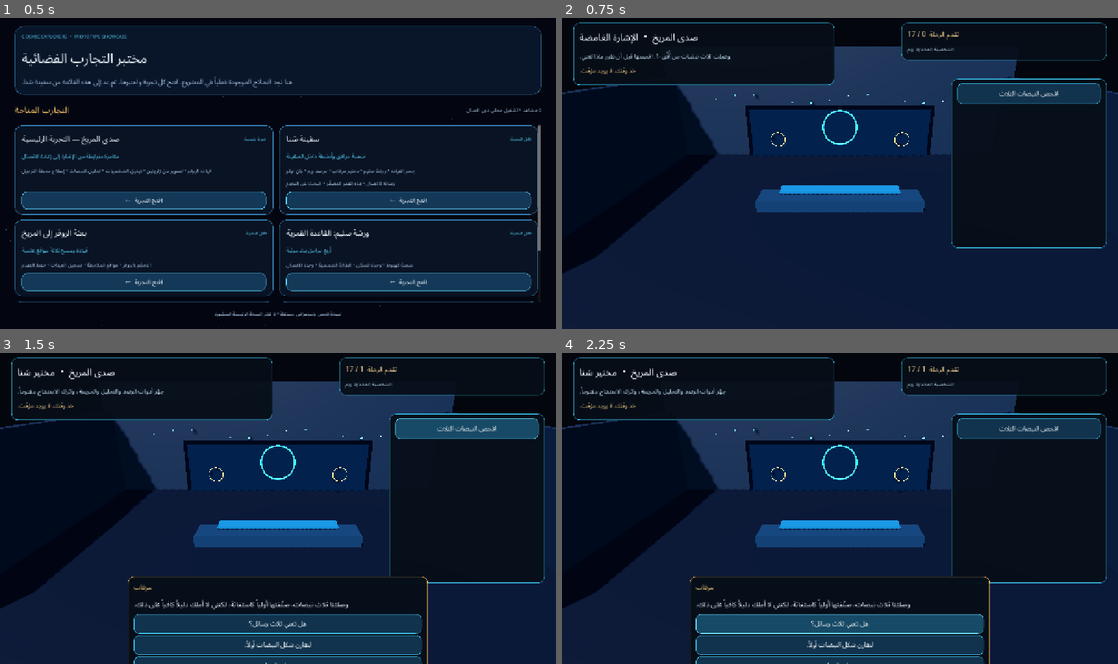
Above: before the commit, frames 1-4 (two rows, left to right).
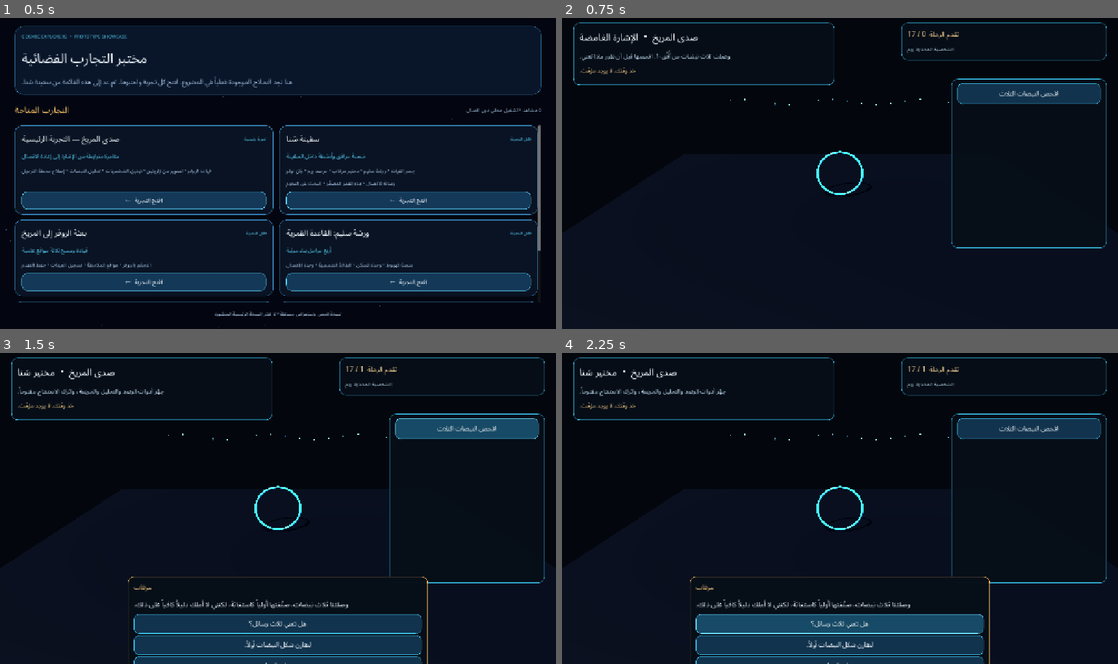
Above: after the commit, the same moments.

Repository: mdznap35/-cosmic-explorers
Game: Godot game, scene res://scenes/prototypes/showcase_app.tscn
Two runs of this game, one before a commit and one after it. Both use one fixed random seed, a clock stepped at 60 frames per second and the inputs below.
Inputs:
- Up to frame 1 (0.5 s): no input
- Up to frame 2 (0.75 s): click "افتح التجربة ←" at 0.5 s
- Up to frame 3 (1.5 s): click "افحص النبضات الثلاث" at 1.25 s
- Up to frame 4 (2.25 s): click "هل تعني ثلاث رسائل؟" at 2 s

Frame 1 is identical in both runs. In frame 2, 55% of the frame differs, in the area x 0-100%, y 9-100%; in frame 3, 40%; in frame 4, 40%.
Error before the commit: Attempted to free a locked object (calling or emitting). (res://scripts/prototypes/echo_of_mars_vertical_slice.gd:430)
Error after the commit: Parse Error: Too few arguments for "_update_camera()" call. Expected at least 1 but received 0. (res://scripts/prototypes/mars_rover_survey.gd:373)

Commit message:
feat: polish Echo of Mars with CC0 station assets, audio and camera easing

Diff:
--- a/scripts/prototypes/echo_of_mars_vertical_slice.gd
+++ b/scripts/prototypes/echo_of_mars_vertical_slice.gd
@@ -27,6 +27,33 @@
 	"اكتملت الرحلة. أُضيفت صفحة جديدة إلى أطلس الضوء."
 ]
 const KAYKIT_ROOT := "res://assets/vendor/kaykit_space_base_bits"
+const KENNEY_STATION_ROOT := "res://assets/vendor/kenney_space_station_kit"
+const KENNEY_AUDIO_ROOT := "res://assets/audio/kenney_interface_sounds"
+const KENNEY_STATION_MODELS := {
+	"floor": KENNEY_STATION_ROOT + "/floor.glb",
+	"floor-panel": KENNEY_STATION_ROOT + "/floor-panel.glb",
+	"wall": KENNEY_STATION_ROOT + "/wall.glb",
+	"wall-corner": KENNEY_STATION_ROOT + "/wall-corner.glb",
+	"wall-window": KENNEY_STATION_ROOT + "/wall-window.glb",
+	"wall-door": KENNEY_STATION_ROOT + "/wall-door.glb",
+	"door-single": KENNEY_STATION_ROOT + "/door-single.glb",
+	"computer": KENNEY_STATION_ROOT + "/computer.glb",
+	"display-wall-wide": KENNEY_STATION_ROOT + "/display-wall-wide.glb",
+	"table-display-planet": KENNEY_STATION_ROOT + "/table-display-planet.glb",
+	"table-inset": KENNEY_STATION_ROOT + "/table-inset.glb",
+	"chair": KENNEY_STATION_ROOT + "/chair.glb",
+	"rail": KENNEY_STATION_ROOT + "/rail.glb",
+	"pipe": KENNEY_STATION_ROOT + "/pipe.glb",
+	"structure": KENNEY_STATION_ROOT + "/structure.glb",
+	"container": KENNEY_STATION_ROOT + "/container.glb",
+	"wall-switch": KENNEY_STATION_ROOT + "/wall-switch.glb",
+	"wall-pillar": KENNEY_STATION_ROOT + "/wall-pillar.glb"
+}
+const KENNEY_AUDIO_PATHS := {
+	"click": KENNEY_AUDIO_ROOT + "/click_001.ogg",
+	"open": KENNEY_AUDIO_ROOT + "/open_001.ogg",
+	"confirm": KENNEY_AUDIO_ROOT + "/bong_001.ogg"
+}
 const KAYKIT_MODELS := {
 	"basemodule_A": KAYKIT_ROOT + "/basemodule_A.gltf",
 	"lander_A": KAYKIT_ROOT + "/lander_A.gltf",
@@ -71,6 +98,11 @@
 var _world_root: Node3D
 var _camera: Camera3D
 var _world_environment: Environment
+var _station_scene_cache: Dictionary = {}
+var _audio_stream_cache: Dictionary = {}
+var _ui_sfx_player: AudioStreamPlayer
+var _camera_tween: Tween
+var _has_camera_pose := false
 var _rover_instance
 var _hud_root: Control
 var _title_label: Label
@@ -208,6 +240,7 @@
 	return result
 
 func perform_action(action_id: String) -> bool:
+	_play_ui_sound("click")
 	if not is_ready_for_play() or action_id.strip_edges().is_empty() or _dialogue_director_active:
 		return false
 	match _stage_index:
@@ -374,11 +407,13 @@
 	if not _commit_events([{"id":"echo.rover.site_scanned","amount":1}]):
 		_rover_scanned_ids.erase(site_id)
 		return
+	_play_ui_sound("confirm")
 	_feedback_label.text = "سُجلت ملاحظة ميدانية %d من 3." % _rover_scanned_ids.size()
 	_refresh_progress()
 	_refresh_actions()
 
 func _after_stage_change(dialogue_id: String) -> void:
+	_play_ui_sound("confirm")
 	_set_stage_visual(_stage_index)
 	_refresh_stage()
 	if not dialogue_id.is_empty():
@@ -479,6 +514,10 @@
 	_camera.current = true
 	_camera.fov = 52.0
 	add_child(_camera)
+	_ui_sfx_player = AudioStreamPlayer.new()
+	_ui_sfx_player.name = "KenneyInterfaceAudio"
+	_ui_sfx_player.volume_db = -9.0
+	add_child(_ui_sfx_player)
 
 func _configure_space_atmosphere() -> void:
 	if _world_environment == null:
@@ -513,26 +552,37 @@
 		_: _build_sana_environment()
 
 func _build_sana_environment() -> void:
-	_add_box(_world_root,Vector3(0,-0.35,0),Vector3(24,0.7,18),Color(0.045,0.085,0.14),0.4)
-	_add_box(_world_root,Vector3(0,3.8,-8.5),Vector3(24,7.6,0.45),Color(0.08,0.14,0.21),0.5)
-	_add_box(_world_root,Vector3(-11.7,2.8,0),Vector3(0.55,5.6,18),Color(0.07,0.12,0.19),0.45)
-	_add_box(_world_root,Vector3(11.7,2.8,0),Vector3(0.55,5.6,18),Color(0.07,0.12,0.19),0.45)
-	_add_box(_world_root,Vector3(0,1.5,-8.15),Vector3(13.4,4.4,0.12),Color(0.015,0.055,0.095),0.18)
-	_add_box(_world_root,Vector3(0,1.45,-8.02),Vector3(12.8,3.9,0.08),Color(0.04,0.12,0.20),0.1)
-	_add_box(_world_root,Vector3(0,0.05,0.3),Vector3(8.0,1.05,1.5),Color(0.09,0.19,0.28),0.3)
-	_add_box(_world_root,Vector3(0,0.68,-0.2),Vector3(6.0,0.12,0.9),Color(0.10,0.36,0.48),0.22)
-	_add_torus(_world_root,Vector3(0,2.2,-7.65),1.25,Color(0.20,0.72,0.92))
-	_add_torus(_world_root,Vector3(-4.4,1.4,-7.45),0.52,Color(0.95,0.70,0.36))
-	_add_torus(_world_root,Vector3(4.4,1.4,-7.45),0.52,Color(0.95,0.70,0.36))
-	_add_asset("basemodule_A",Vector3(-7.7,0,-5.0),Vector3.ONE*0.78)
-	_add_asset("structure_low",Vector3(7.2,0,-4.2),Vector3.ONE*0.9)
-	_add_asset("lander_A",Vector3(-8.0,0,4.6),Vector3.ONE*0.55)
-	_add_asset("solarpanel",Vector3(8.0,0,4.7),Vector3.ONE*0.8)
-	for i in range(14):
-		var x := -8.5 + float(i)*1.3
-		_add_sphere(_world_root,Vector3(x,4.2+sin(float(i))*0.3,-7.7),0.035+float(i%3)*0.018,Color(0.38,0.73,0.94,0.65))
-	_camera.position = Vector3(0,7.2,14.8)
-	_camera.look_at(Vector3(0,1.2,-1.2),Vector3.UP)
+	_add_box(_world_root,Vector3(0,-0.38,0),Vector3(24,0.5,18),Color(0.025,0.055,0.085),0.42)
+	for z_index in range(4):
+		for x_index in range(6):
+			_add_station_asset("floor",Vector3(-10.0+float(x_index)*4.0,-0.08,-6.0+float(z_index)*4.0),Vector3.ONE)
+	for x_index in range(6):
+		var wall_id := "wall-window" if x_index == 1 or x_index == 4 else "wall"
+		_add_station_asset(wall_id,Vector3(-10.0+float(x_index)*4.0,2.0,-8.0),Vector3.ONE)
+	for z_index in range(4):
+		var z := -6.0+float(z_index)*4.0
+		_add_station_asset("wall",Vector3(-12.0,2.0,z),Vector3.ONE,Vector3(0.0,90.0,0.0))
+		_add_station_asset("wall",Vector3(12.0,2.0,z),Vector3.ONE,Vector3(0.0,-90.0,0.0))
+	_add_station_asset("wall-corner",Vector3(-12.0,2.0,-8.0),Vector3.ONE)
+	_add_station_asset("wall-corner",Vector3(12.0,2.0,-8.0),Vector3.ONE,Vector3(0.0,-90.0,0.0))
+	_add_station_asset("display-wall-wide",Vector3(0.0,2.1,-7.35),Vector3(1.18,0.92,0.92))
+	_add_station_asset("table-display-planet",Vector3(0.0,0.02,-1.2),Vector3.ONE*0.92)
+	_add_station_asset("computer",Vector3(-7.2,0.0,-4.2),Vector3.ONE*0.82)
+	_add_station_asset("computer",Vector3(7.2,0.0,-4.2),Vector3.ONE*0.82,Vector3(0.0,180.0,0.0))
+	_add_station_asset("chair",Vector3(-7.2,0.0,-2.3),Vector3.ONE*0.86)
+	_add_station_asset("chair",Vector3(7.2,0.0,-2.3),Vector3.ONE*0.86,Vector3(0.0,180.0,0.0))
+	_add_station_asset("table-inset",Vector3(-7.2,0.0,3.5),Vector3.ONE*0.9)
+	_add_station_asset("container",Vector3(8.8,0.0,4.8),Vector3.ONE*0.78)
+	_add_station_asset("wall-switch",Vector3(-11.72,1.55,0.0),Vector3.ONE*0.82,Vector3(0.0,90.0,0.0))
+	_add_station_asset("pipe",Vector3(10.5,0.15,5.8),Vector3.ONE*0.88,Vector3(0.0,90.0,0.0))
+	_add_station_asset("rail",Vector3(0.0,0.02,6.7),Vector3(1.35,0.82,0.82))
+	_add_asset("basemodule_A",Vector3(-9.0,0.0,4.9),Vector3.ONE*0.55)
+	_add_asset("solarpanel",Vector3(9.6,0.0,4.2),Vector3.ONE*0.56)
+	_add_torus(_world_root,Vector3(0.0,1.15,-1.2),1.25,Color(0.20,0.72,0.92))
+	for index in range(18):
+		var x := -8.5+float(index)*1.0
+		_add_sphere(_world_root,Vector3(x,4.0+sin(float(index))*0.18,-7.65),0.028+float(index%3)*0.012,Color(0.38,0.73,0.94,0.62))
+	_set_camera_pose(Vector3(0.0,7.2,14.8),Vector3(0.0,1.2,-1.2),0.95)
 
 func _build_mars_canyon_environment() -> void:
 	MarsLandscapeBuilder.populate(_world_root, "cinematic")
@@ -546,8 +596,7 @@
 	for value in LANDING_SITES.values():
 		var p: Vector3 = value["position"]
 		_add_torus(_world_root,p+Vector3(0,0.05,0),0.92,value["accent"])
-	_camera.position = Vector3(0,15.5,21)
-	_camera.look_at(Vector3(0,0.6,-2),Vector3.UP)
+	_set_camera_pose(Vector3(0.0,15.5,21.0),Vector3(0.0,0.6,-2.0),1.05)
 
 func _build_photo_markers() -> void:
 	_add_torus(_world_root,Vector3(-5,0.06,1.5),1.05,Color(0.98,0.78,0.43))
@@ -578,24 +627,25 @@
 	_add_torus(_world_root,position+Vector3(0,0.12,0),0.72,Color(0.66,0.80,0.52))
 
 func _build_signal_panels() -> void:
-	for i in range(3):
-		var x := -5.0+float(i)*5.0
-		_add_box(_world_root,Vector3(x,1.65,-4),Vector3(3.2,2.4,0.22),Color(0.025,0.10,0.16))
-		for j in range(3):
-			_add_torus(_world_root,Vector3(x-0.8+float(j)*0.8,1.7,-3.86),0.22,Color(0.27,0.75,0.92))
-		_add_sphere(_world_root,Vector3(x,2.7,-3.85),0.08,Color(0.95,0.77,0.40),0.3)
+	_add_station_asset("display-wall-wide",Vector3(0.0,1.65,-4.2),Vector3(1.4,1.05,0.9))
+	for index in range(3):
+		var x := -5.0+float(index)*5.0
+		_add_station_asset("computer",Vector3(x,0.0,0.8),Vector3.ONE*0.64,Vector3(0.0,180.0,0.0))
+		_add_torus(_world_root,Vector3(x,2.55,-3.76),0.48,Color(0.27,0.75,0.92))
+		_add_sphere(_world_root,Vector3(x,3.15,-3.78),0.09,Color(0.95,0.77,0.40),0.42)
 
 func _build_relay_environment() -> void:
 	_build_mars_canyon_environment()
-	_add_box(_world_root,Vector3(0,1.2,-2),Vector3(2.6,2.4,2),Color(0.12,0.20,0.25),0.5)
+	_add_station_asset("structure",Vector3(0.0,0.0,-2.2),Vector3.ONE*0.88)
+	_add_station_asset("display-wall-wide",Vector3(0.0,1.4,-3.6),Vector3(0.85,0.82,0.82))
+	_add_station_asset("computer",Vector3(-2.5,0.0,-1.6),Vector3.ONE*0.68)
+	_add_station_asset("computer",Vector3(2.5,0.0,-1.6),Vector3.ONE*0.68,Vector3(0.0,180.0,0.0))
+	_add_station_asset("table-inset",Vector3(0.0,0.0,0.7),Vector3.ONE*0.74)
 	_add_cylinder(_world_root,Vector3(0,3.1,-2),0.22,3.1,Color(0.62,0.69,0.72))
 	_add_torus(_world_root,Vector3(0,4.5,-2),1.55,Color(0.20,0.75,0.95))
-	_add_box(_world_root,Vector3(-2.1,0.85,-2),Vector3(1.7,1.5,1.2),Color(0.11,0.27,0.33),0.4)
-	_add_box(_world_root,Vector3(2.1,0.85,-2),Vector3(1.7,1.5,1.2),Color(0.11,0.27,0.33),0.4)
 	_add_asset("solarpanel",Vector3(-4.7,0,-2),Vector3.ONE*0.68)
 	_add_asset("structure_low",Vector3(4.5,0,-2),Vector3.ONE*0.72)
-	_camera.position = Vector3(0,10,17.5)
-	_camera.look_at(Vector3(0,2,-2),Vector3.UP)
+	_set_camera_pose(Vector3(0.0,10.0,17.5),Vector3(0.0,2.0,-2.0),0.9)
 
 func _mount_rover_scene() -> void:
 	if is_instance_valid(_rover_instance): return
@@ -697,6 +747,7 @@
 	_dialogue_panel.visible=false
 
 func _open_dialogue(dialogue_id:String) -> void:
+	_play_ui_sound("open")
 	if not _dialogue_director.start_dialogue(dialogue_id):
 		_feedback_label.text="تعذّر فتح الحوار. يمكنك متابعة المهمة."
 		return
@@ -860,6 +911,69 @@
 	_world_root.add_child(instance)
 	if not _loaded_asset_ids.has(asset_id): _loaded_asset_ids.append(asset_id)
 	return true
+
+
+func _add_station_asset(asset_id:String,position:Vector3,scale_value:Vector3=Vector3.ONE,rotation_value:Vector3=Vector3.ZERO) -> bool:
+	if not KENNEY_STATION_MODELS.has(asset_id):
+		return false
+	var model_path := str(KENNEY_STATION_MODELS[asset_id])
+	if not _station_scene_cache.has(asset_id):
+		if not ResourceLoader.exists(model_path):
+			return false
+		var loaded := ResourceLoader.load(model_path) as PackedScene
+		if loaded == null:
+			return false
+		_station_scene_cache[asset_id] = loaded
+	var packed:PackedScene = _station_scene_cache[asset_id]
+	var instance:Node = packed.instantiate()
+	var spatial := instance as Node3D
+	if spatial == null:
+		instance.free()
+		return false
+	spatial.position = position
+	spatial.scale = scale_value
+	spatial.rotation_degrees = rotation_value
+	_world_root.add_child(spatial)
+	var loaded_id := "kenney:" + asset_id
+	if not _loaded_asset_ids.has(loaded_id):
+		_loaded_asset_ids.append(loaded_id)
+	return true
+
+func _set_camera_pose(target_position:Vector3,target_focus:Vector3,duration:float=0.9) -> void:
+	if not is_instance_valid(_camera):
+		return
+	var target_basis := Basis.looking_at(target_focus-target_position,Vector3.UP)
+	if not _has_camera_pose:
+		_camera.global_transform = Transform3D(target_basis,target_position)
+		_has_camera_pose = true
+		return
+	if _camera_tween != null and _camera_tween.is_running():
+		_camera_tween.kill()
+	var start_transform := _camera.global_transform
+	_camera_tween = create_tween()
+	_camera_tween.set_trans(Tween.TRANS_CUBIC).set_ease(Tween.EASE_IN_OUT)
+	_camera_tween.tween_method(Callable(self,"_apply_camera_pose").bind(start_transform,target_basis,target_position),0.0,1.0,maxf(0.08,duration))
+
+func _apply_camera_pose(weight:float,start_transform:Transform3D,target_basis:Basis,target_position:Vector3) -> void:
+	if not is_instance_valid(_camera):
+		return
+	var blended_origin := start_transform.origin.lerp(target_position,weight)
+	var blended_basis := start_transform.basis.orthonormalized().slerp(target_basis,weight)
+	_camera.global_transform = Transform3D(blended_basis,blended_origin)
+
+func _play_ui_sound(sound_id:String) -> void:
+	if not is_instance_valid(_ui_sfx_player) or not KENNEY_AUDIO_PATHS.has(sound_id):
+		return
+	if not _audio_stream_cache.has(sound_id):
+		var stream_path := str(KENNEY_AUDIO_PATHS[sound_id])
+		if not ResourceLoader.exists(stream_path):
+			return
+		var loaded_stream := ResourceLoader.load(stream_path) as AudioStream
+		if loaded_stream == null:
+			return
+		_audio_stream_cache[sound_id] = loaded_stream
+	_ui_sfx_player.stream = _audio_stream_cache[sound_id]
+	_ui_sfx_player.play()
 
 func _make_material(color:Color,emission:Color,roughness:float) -> StandardMaterial3D:
 	var material:=StandardMaterial3D.new()
--- a/scripts/prototypes/mars_rover_survey.gd
+++ b/scripts/prototypes/mars_rover_survey.gd
@@ -76,13 +76,13 @@
 	_update_status()
 
 
-func _process(_delta: float) -> void:
+func _process(delta: float) -> void:
 	if is_instance_valid(_rover) and is_instance_valid(_camera):
-		_update_camera()
+		_update_camera(delta)
 		_update_nearby_site()
 
 
-func _physics_process(_delta: float) -> void:
+func _physics_process(delta: float) -> void:
 	if not is_instance_valid(_rover):
 		return
 
@@ -110,7 +110,8 @@
 	if direction.length_squared() > 1.0:
 		direction = direction.normalized()
 
-	_rover.velocity = Vector3(direction.x * MOVE_SPEED, 0.0, direction.z * MOVE_SPEED)
+	var target_velocity := Vector3(direction.x * MOVE_SPEED, 0.0, direction.z * MOVE_SPEED)
+	_rover.velocity = _rover.velocity.move_toward(target_velocity,10.5*delta)
 	_rover.move_and_slide()
 	_rover.global_position.x = clampf(_rover.global_position.x, -11.0, 11.0)
 	_rover.global_position.z = clampf(_rover.global_position.z, -8.0, 8.0)
@@ -335,6 +336,9 @@
 	_add_rover_box(_rover, Vector3(0.0, 0.74, -0.12), Vector3(0.66, 0.08, 0.78), Color(0.10, 0.25, 0.38))
 	_add_rover_box(_rover, Vector3(0.0, 1.03, -0.42), Vector3(0.12, 0.56, 0.12), Color(0.68, 0.73, 0.75))
 	_add_rover_box(_rover, Vector3(0.0, 1.34, -0.42), Vector3(0.34, 0.23, 0.24), Color(0.82, 0.65, 0.35))
+	_add_rover_box(_rover, Vector3(-0.78, 0.70, 0.0), Vector3(0.66, 0.07, 0.86), Color(0.10, 0.25, 0.38))
+	_add_rover_box(_rover, Vector3(0.78, 0.70, 0.0), Vector3(0.66, 0.07, 0.86), Color(0.10, 0.25, 0.38))
+	_add_rover_box(_rover, Vector3(0.0, 1.52, -0.42), Vector3(0.44, 0.07, 0.34), Color(0.91, 0.72, 0.43))
 	for side in [-1.0, 1.0]:
 		for axle in [-0.43, 0.0, 0.43]:
 			var wheel := MeshInstance3D.new()
@@ -369,11 +373,14 @@
 	_update_camera()
 
 
-func _update_camera() -> void:
+func _update_camera(delta:float) -> void:
 	if not is_instance_valid(_rover):
 		return
-	_camera.global_position = _rover.global_position + Vector3(0.0, 11.5, 10.5)
-	_camera.look_at(_rover.global_position + Vector3(0.0, 0.35, -0.5), Vector3.UP)
+	var desired_position := _rover.global_position+Vector3(0.0,10.8,10.2)
+	var follow_weight := 1.0-exp(-7.5*maxf(delta,0.0))
+	_camera.global_position = _camera.global_position.lerp(desired_position,follow_weight)
+	var focus := _rover.global_position+Vector3(0.0,0.35,-0.55)
+	_camera.look_at(focus,Vector3.UP)
 
 
 func _build_hud() -> void:
--- a/tests/validate_echo_of_mars_slice.gd
+++ b/tests/validate_echo_of_mars_slice.gd
@@ -99,6 +99,10 @@
 		_errors.append("The slice must expose all three character profiles.")
 	if slice.get_loaded_asset_ids().size() < 2:
 		_errors.append("The opening scene should instantiate the pinned KayKit subset.")
+	var loaded_scene_assets := slice.get_loaded_asset_ids()
+	for station_asset in ["kenney:floor", "kenney:computer", "kenney:table-display-planet"]:
+		if not loaded_scene_assets.has(station_asset):
+			_errors.append("The Sana bridge must use staged Kenney modular assets: " + station_asset)
 	if slice.perform_action("not-a-real-action"):
 		_errors.append("Unknown actions must be rejected.")
 	if not slice.perform_action("inspect_signal"):
--- /dev/null
+++ b/tests/validate_kenney_open_assets.gd
@@ -0,0 +1,53 @@
+extends SceneTree
+
+const STATION_ROOT := "res://assets/vendor/kenney_space_station_kit"
+const AUDIO_ROOT := "res://assets/audio/kenney_interface_sounds"
+const STATION_MODELS := [
+	"floor", "floor-panel", "wall", "wall-corner", "wall-window", "wall-door",
+	"door-single", "computer", "display-wall-wide", "table-display-planet",
+	"table-inset", "chair", "rail", "pipe", "structure", "container",
+	"wall-switch", "wall-pillar"
+]
+const INTERFACE_AUDIO := ["click_001.ogg", "open_001.ogg", "bong_001.ogg"]
+
+var _errors: Array[String] = []
+
+func _initialize() -> void:
+	call_deferred("_run")
+
+func _run() -> void:
+	for model_id in STATION_MODELS:
+		var path := STATION_ROOT + "/" + model_id + ".glb"
+		if not ResourceLoader.exists(path):
+			_errors.append("Missing staged Kenney station model: " + model_id)
+			continue
+		var packed := ResourceLoader.load(path) as PackedScene
+		if packed == null:
+			_errors.append("Kenney GLB did not import as a PackedScene: " + model_id)
+			continue
+		var instance := packed.instantiate()
+		if not (instance is Node3D):
+			_errors.append("Kenney station model root is not Node3D: " + model_id)
+		else:
+			var has_mesh := instance is MeshInstance3D
+			if not has_mesh:
+				has_mesh = not instance.find_children("*", "MeshInstance3D", true, false).is_empty()
+			if not has_mesh:
+				_errors.append("Kenney station model contains no MeshInstance3D: " + model_id)
+		instance.free()
+
+	for sound_name in INTERFACE_AUDIO:
+		var sound_path := AUDIO_ROOT + "/" + sound_name
+		if not ResourceLoader.exists(sound_path):
+			_errors.append("Missing staged Kenney interface sound: " + sound_name)
+			continue
+		if not (ResourceLoader.load(sound_path) is AudioStream):
+			_errors.append("Kenney interface sound failed to import as AudioStream: " + sound_name)
+
+	if _errors.is_empty():
+		print("PASS: 18 Kenney CC0 station modules instantiate with visible meshes; 3 Kenney CC0 interface sounds import.")
+		quit(0)
+		return
+	for error in _errors:
+		push_error(error)
+	quit(1)
Not shown, changed: docs/ASSET_PROVENANCE_LEDGER.md
Not shown, added: docs/ECHO_OF_MARS_OPEN_ASSET_POLISH.md
